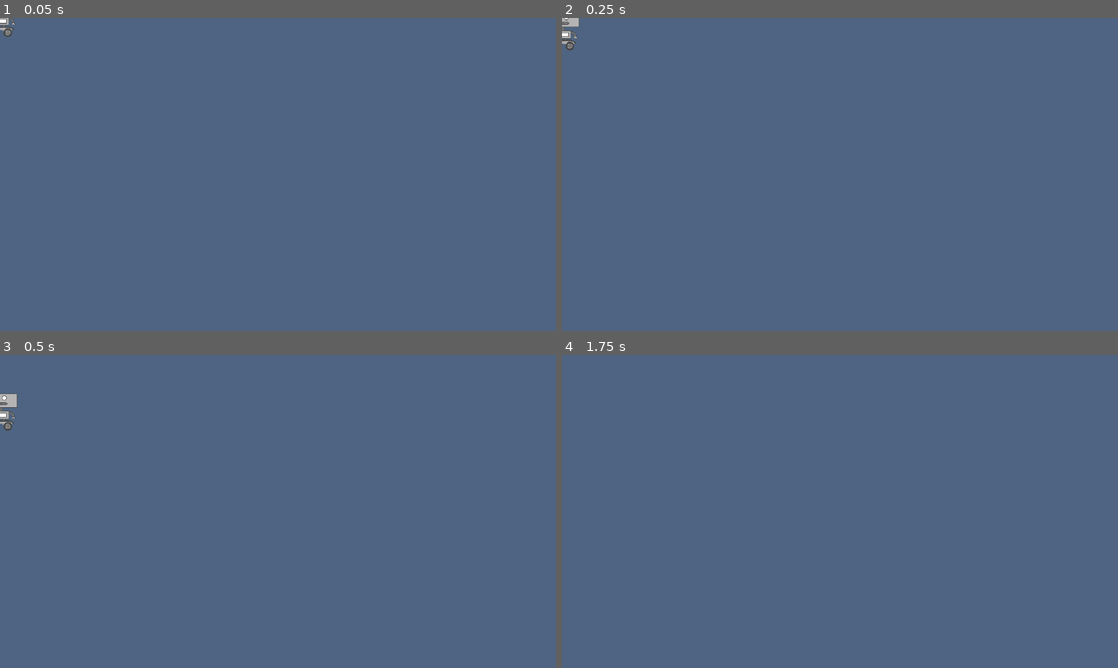
Above: before the commit, frames 1-4 (two rows, left to right).
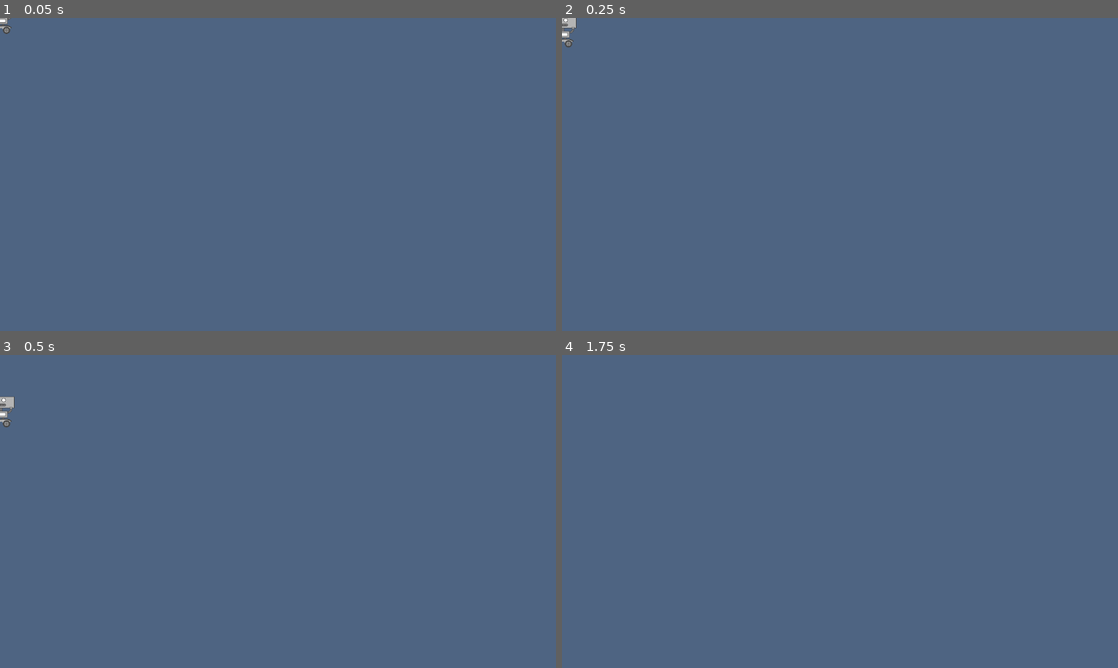
Above: after the commit, the same moments.

Repository: Psloan4/PPO-Project
Game: Godot game, scene res://bot.tscn
The game is run twice, just before and just after one commit, with the same random seed, the same clock (stepped at 60 frames per second) and the same inputs. This scene is started directly instead of the project's main scene.
Inputs:
- Up to frame 1 (0.05 s): no input
- Up to frame 2 (0.25 s): no input
- Up to frame 3 (0.5 s): no input
- Up to frame 4 (1.75 s): tap Enter (ui_accept) at 0.5, 0.6, 0.77, 1.07, 1.35, 1.52 s; hold D (ui_right) from 0.53 s (still down)

The runs differ from the first frame. In frame 1, less than 0.1% of the frame differs, in the area x 0-3%, y 0-6%; in frame 2, 0.2%; in frame 3, 0.2%, in the area x 0-4%, y 12-25%; in frame 4, nothing differs.

Commit message:
data is now being sent between server client, and i think training loop is ready

Diff:
--- a/collective-action-game/bot.gd
+++ b/collective-action-game/bot.gd
@@ -11,50 +11,72 @@
 var color: Color = Color.WHITE
 var peer: PacketPeerUDP
 var bot_id: int = 1
+var goal_position: Vector2
+var in_session := false
 
 func _ready():
 	var shader_mat = sprite_2d.material as ShaderMaterial
 	shader_mat.set_shader_parameter("replacement_color", color)
 
 func _physics_process(delta: float) -> void:
-	# Add the gravity.
 	if not is_on_floor():
 		velocity += get_gravity() * delta
 
-	# Handle jump.
-	if Input.is_action_just_pressed("ui_accept") and is_on_floor():
+	if in_session:
+		var movement_input := get_movement_input()
+		apply_movement_input(movement_input)
+	animate_movement()
+	move_and_slide()
+
+	if in_session:
+		distribute_game_state()
+
+func get_movement_input() -> Dictionary:
+	return {
+		"direction": Input.get_axis("ui_left", "ui_right"),
+		"jump": Input.is_action_just_pressed("ui_accept") and is_on_floor(),
+	}
+
+func apply_movement_input(movement_input: Dictionary):
+	if movement_input["jump"]:
 		velocity.y = JUMP_VELOCITY
-
-	# Get the input direction and handle the movement/deceleration.
-	# As good practice, you should replace UI actions with custom gameplay actions.
-	var direction := Input.get_axis("ui_left", "ui_right")
+	var direction: int = movement_input["direction"]
 	if direction:
 		velocity.x = direction * SPEED
 	else:
 		velocity.x = move_toward(velocity.x, 0, SPEED)
 
+func animate_movement():
+	const ANIMATION_FRAME_THRESHOLD = 8
 	if velocity.x != 0:
-		movement_frame = (movement_frame + 1) % 6
-		var jump_val := 0
-		if not is_on_floor():
-			jump_val = 2
-		#print("FRAME:")
-		#print(movement_frame)
-		#print(jump_val)
-		#print("")
-		sprite_2d.frame = floor(movement_frame / 3.0) + jump_val
+		movement_frame = (movement_frame + 1) % ANIMATION_FRAME_THRESHOLD
+	var jump_val := 0
+	if not is_on_floor():
+		jump_val = 2
+	sprite_2d.frame = floor(movement_frame / (ANIMATION_FRAME_THRESHOLD / 2.0)) + jump_val
 
-	move_and_slide()
+func distribute_game_state():
+	var bot_data = [round(self.global_position.x), round(self.global_position.y)]
+	var goal_data = [goal_position.x, goal_position.y]
 	var scan_data = scan_area()
-	print_matrix(scan_data)
+	var packet := {
+		"bot_data": bot_data,
+		"goal_data": goal_data,
+		"scan_data": scan_data,
+	}
+	send_packet({"game_state": packet})
+	#print_matrix(scan_data)
+
+func send_packet(packet: Dictionary):
+	peer.put_packet(JSON.stringify(packet).to_utf8_buffer())
 
 func get_body_data(body: Node2D) -> int:
-	if body is StaticBody2D:
-		return 5
-	elif body is CharacterBody2D:
-		return body.bot_id
-	elif body is Area2D:
-		return 6
+	if body is StaticBody2D: # Wall
+		return 1
+	elif body is CharacterBody2D: # Bot
+		return 2#body.bot_id
+	elif body is Area2D: # Goal
+		return 3
 	return -1
 
 func get_point_data(point: Vector2) -> int:
--- a/collective-action-game/bot.tscn
+++ b/collective-action-game/bot.tscn
@@ -13,7 +13,7 @@
 size = Vector2(120, 128)
 
 [node name="Bot" type="CharacterBody2D"]
-scale = Vector2(0.6, 0.6)
+scale = Vector2(0.5, 0.5)
 collision_layer = 3
 script = ExtResource("1_18nl6")
 
--- a/collective-action-game/bot_connector.gd
+++ b/collective-action-game/bot_connector.gd
@@ -8,6 +8,7 @@
 const MAX_BOTS = 4
 
 signal bot_connected
+signal episode_ready
 
 func _ready():
 	print("Starting server...")
@@ -18,6 +19,15 @@
 	server.poll()
 	if server.is_connection_available():
 		var peer: PacketPeerUDP = server.take_connection()
-		print("Received connection from " + peer.get_packet_ip())
-		bot_connected.emit(peer)
-		peer.put_packet("connection_response".to_utf8_buffer())
+		if peer.get_available_packet_count() > 0:
+			var packet = peer.get_packet().get_string_from_utf8()
+			if packet == "connection_request":
+				print("Received connection from " + peer.get_packet_ip())
+				bot_connected.emit(peer)
+				bots_connected += 1
+				if bots_connected == MAX_BOTS:
+					get_tree().create_timer(.5).timeout.connect(episode_ready.emit)
+				peer.put_packet("connection_response".to_utf8_buffer())
+
+func reset_server():
+	bots_connected = 0
--- a/collective-action-game/bot_manager.gd
+++ b/collective-action-game/bot_manager.gd
@@ -4,29 +4,50 @@
 const BOT = preload("res://bot.tscn")
 
 const SPAWN_Y := 569
-var spawn_x := 150
-const SPAWN_X_INC := 80
+const SPAWN_X_DEF := 120
+var spawn_x := SPAWN_X_DEF
+const SPAWN_X_INC := 60
 
 var total_bots := 0
+var goal_position: Vector2
+#var bot_data= {}
 
 @export var bot_container: Node2D
 
-var colors = [
+const COLORS = [
 	Color.RED,
 	Color.SKY_BLUE,
 	Color.ORANGE,
 	Color.GREEN,
 ]
-
-func _ready():
-	colors.shuffle()
+var color_i := 0
 
 func create_bot(peer: PacketPeerUDP):
 	var bot = BOT.instantiate()
 	bot.peer = peer
-	bot.color = colors.pop_front()
+	bot.color = COLORS[color_i]
+	color_i += 1
 	bot.global_position = Vector2(spawn_x, SPAWN_Y)
 	spawn_x += SPAWN_X_INC
 	total_bots += 1
 	bot.bot_id = total_bots
+	bot.goal_position = goal_position
 	bot_container.add_child(bot)
+	#bot_data[str(bot.bot_id)] = [0, 0]
+
+#func administer_bot_data():
+	#for bot: Bot in bot_container.get_children():
+		#
+
+func start_bots():
+	for bot: Bot in bot_container.get_children():
+		bot.in_session = true
+		bot.send_packet({"start_episode": null})
+
+func stop_bots(end_state: String):
+	color_i = 0
+	spawn_x = SPAWN_X_DEF
+	for bot: Bot in bot_container.get_children():
+		bot.send_packet({"end_episode": end_state})
+		bot_container.remove_child(bot)
+		bot.queue_free()
--- a/collective-action-game/level.gd
+++ b/collective-action-game/level.gd
@@ -1,15 +1,31 @@
 class_name Level
 extends Node2D
+
+const EPISODE_TIME = 15
 
 @export var goal: Area2D
 
 @onready var bot_connector = $BotConnector as BotConnector
 @onready var bot_manager = $BotManager as BotManager
+@onready var episode_timer = $EpisodeTimer
+
 
 func _ready() -> void:
-	goal.body_entered.connect(win)
+	goal.body_entered.connect(end_episode.bind("win"))
 	bot_connector.bot_connected.connect(bot_manager.create_bot)
+	bot_manager.goal_position = goal.global_position
+	bot_connector.episode_ready.connect(begin_episode)
+	episode_timer.timeout.connect(end_episode.bind(null, "lose"))
 
+func begin_episode():
+	print("Episode started")
+	bot_manager.start_bots()
+	episode_timer.start(EPISODE_TIME)
 
-func win(_body):
-	print("players win")
+func end_episode(_winner: Node2D, end_state: String):
+	print("Episode ended")
+	print("bots " + end_state)
+	if not episode_timer.is_stopped():
+		episode_timer.stop()
+	bot_manager.stop_bots(end_state)
+	bot_connector.reset_server()
--- a/collective-action-game/level_1.tscn
+++ b/collective-action-game/level_1.tscn
@@ -1,6 +1,5 @@
-[gd_scene load_steps=7 format=3 uid="uid://dv4mg6kbr2f64"]
+[gd_scene load_steps=6 format=3 uid="uid://dv4mg6kbr2f64"]
 
-[ext_resource type="PackedScene" uid="uid://0camacc4rx4q" path="res://collision_surface.tscn" id="1_fuf2j"]
 [ext_resource type="Script" path="res://level.gd" id="1_sutm3"]
 [ext_resource type="PackedScene" uid="uid://pya8xf1cf3d7" path="res://goal.tscn" id="4_528tx"]
 [ext_resource type="PackedScene" uid="uid://deanjfkolbxvy" path="res://borders.tscn" id="5_fmovg"]
@@ -11,12 +10,8 @@
 script = ExtResource("1_sutm3")
 goal = NodePath("Goal")
 
-[node name="CollisionSurface5" parent="." instance=ExtResource("1_fuf2j")]
-position = Vector2(935, 579)
-scale = Vector2(6.26616, -1.47754)
-
 [node name="Goal" parent="." instance=ExtResource("4_528tx")]
-position = Vector2(963, 484)
+position = Vector2(1100, 560)
 
 [node name="Borders" parent="." instance=ExtResource("5_fmovg")]
 
@@ -28,3 +23,6 @@
 [node name="BotManager" type="Node" parent="." node_paths=PackedStringArray("bot_container")]
 script = ExtResource("6_sdoiq")
 bot_container = NodePath("../Bots")
+
+[node name="EpisodeTimer" type="Timer" parent="."]
+one_shot = true
--- /dev/null
+++ b/collective-action-game/level_2.tscn
@@ -0,0 +1,33 @@
+[gd_scene load_steps=7 format=3 uid="uid://cwd185ij4qiqc"]
+
+[ext_resource type="Script" path="res://level.gd" id="1_ma3f7"]
+[ext_resource type="PackedScene" uid="uid://0camacc4rx4q" path="res://collision_surface.tscn" id="2_8ubg8"]
+[ext_resource type="PackedScene" uid="uid://pya8xf1cf3d7" path="res://goal.tscn" id="3_vf8vy"]
+[ext_resource type="PackedScene" uid="uid://deanjfkolbxvy" path="res://borders.tscn" id="4_03qlw"]
+[ext_resource type="Script" path="res://bot_connector.gd" id="5_hfs2d"]
+[ext_resource type="Script" path="res://bot_manager.gd" id="6_3m11j"]
+
+[node name="Level2" type="Node2D" node_paths=PackedStringArray("goal")]
+script = ExtResource("1_ma3f7")
+goal = NodePath("Goal")
+
+[node name="CollisionSurface5" parent="." instance=ExtResource("2_8ubg8")]
+position = Vector2(935, 579)
+scale = Vector2(6.26616, -1.47754)
+
+[node name="Goal" parent="." instance=ExtResource("3_vf8vy")]
+position = Vector2(963, 484)
+
+[node name="Borders" parent="." instance=ExtResource("4_03qlw")]
+
+[node name="Bots" type="Node2D" parent="."]
+
+[node name="BotConnector" type="Node" parent="."]
+script = ExtResource("5_hfs2d")
+
+[node name="BotManager" type="Node" parent="." node_paths=PackedStringArray("bot_container")]
+script = ExtResource("6_3m11j")
+bot_container = NodePath("../Bots")
+
+[node name="EpisodeTimer" type="Timer" parent="."]
+one_shot = true
Binary file changed: collective-action-game/full_robot.png
Not shown, changed: ppo-bot/Bot.py
Not shown, changed: ppo-bot/NetworkController.py
